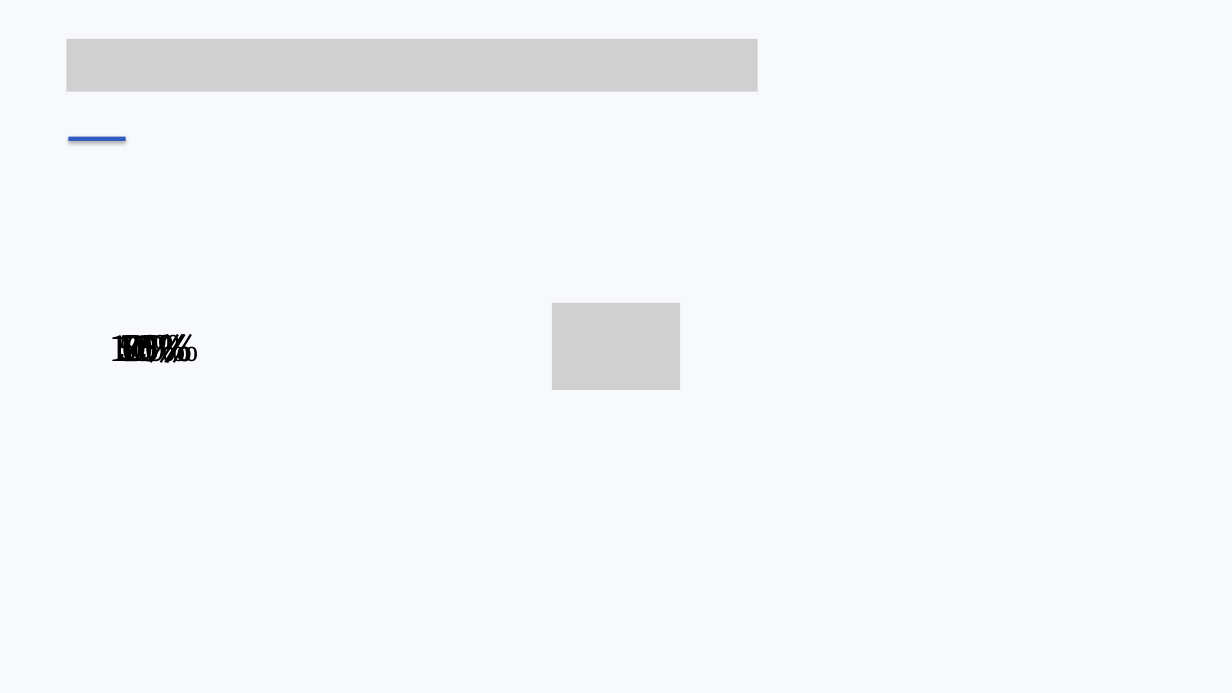
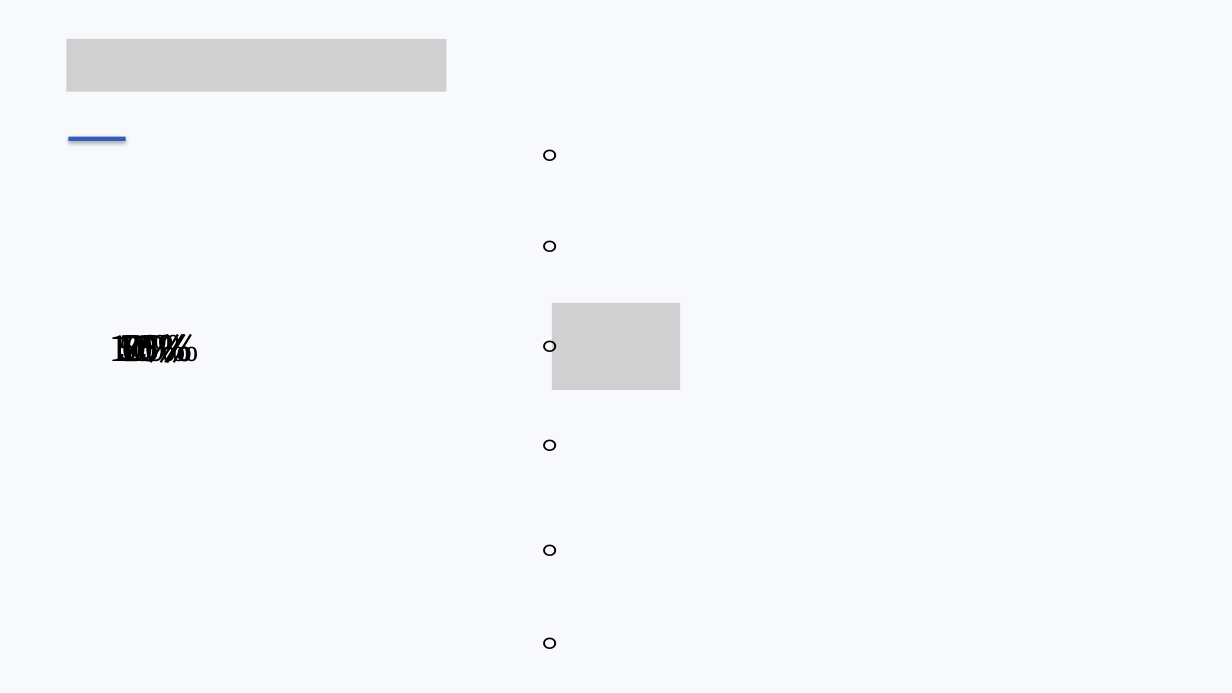
Before and after one commit to ohyunu525/KK-AI, a slide deck: slide 33 of Documents/보고서 파일.pptx (slide 25 before the commit). Drawn at 1232x693 pixels with LibreOffice and Linux fonts; fonts in the diff are those of the drawing; grey boxes stand for pictures. Boxes give left, top, right and bottom in pixels: in the first picture for what was removed or moved away, otherwise in the second. Text is boxed around its words. In the diff, an @@ line names an element or a change of style, - is before the commit and + after.

```diff
--- a/Documents/보고서 파일.pptx
+++ b/Documents/보고서 파일.pptx
@@ picture: place and size @@
-picture at box(67, 39, 758, 91)
+picture at box(67, 39, 446, 91)
@@ text added at box(540, 149, 561, 161), 18 pt, text #000000 @@
+ㅇ
@@ text added at box(540, 240, 561, 252), 18 pt, text #000000 @@
+ㅇ
@@ text added at box(540, 332, 561, 361), 18 pt, text #000000 @@
+ㅇ
@@ text added at box(540, 439, 561, 451), 18 pt, text #000000 @@
+ㅇ
@@ text added at box(540, 544, 561, 556), 18 pt, text #000000 @@
+ㅇ
@@ text added at box(540, 637, 561, 649), 18 pt, text #000000 @@
+ㅇ
```
Also in this commit, not shown: 4 other slides changed, 11 slides added, 2 slides removed, 3 other files.
